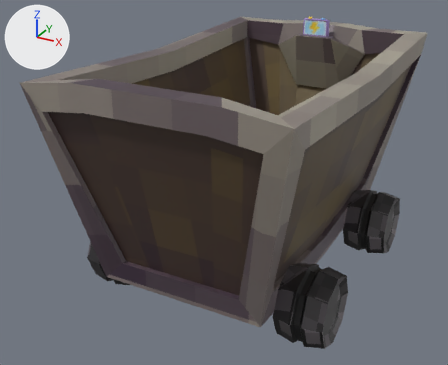
Renders of the glTF model Test/Resources/Trolley/Trolley/Trolley.gltf from each side of a commit.
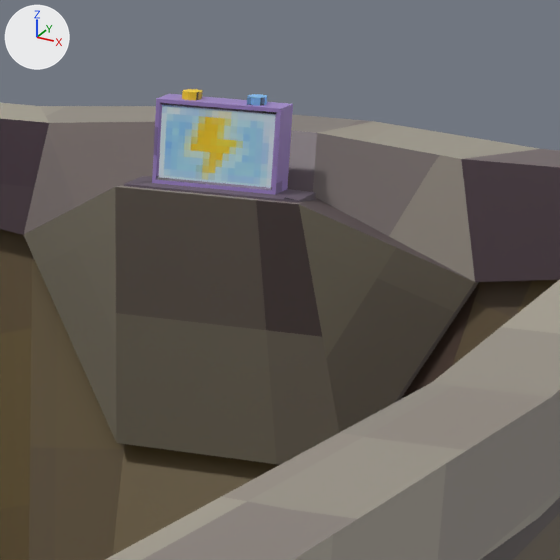
The first picture shows the older version from a camera (50 mm lens) standing at (3.74, -8.33, 3.04) and looking at (-0.4, -0.8, -0.73). The close-ups show the older and then the newer version on the part from 61% to 85% of the width and 0% to 29% of the height of that picture. Only the edits that show in the close-ups are written down. Lighting does not change. The marker at upper left points along +X, +Y and +Z. Where no turn or scale is listed for an object, it has been applied to the vertices.

The first close-up shows 'Trolley', '立方体.002'.
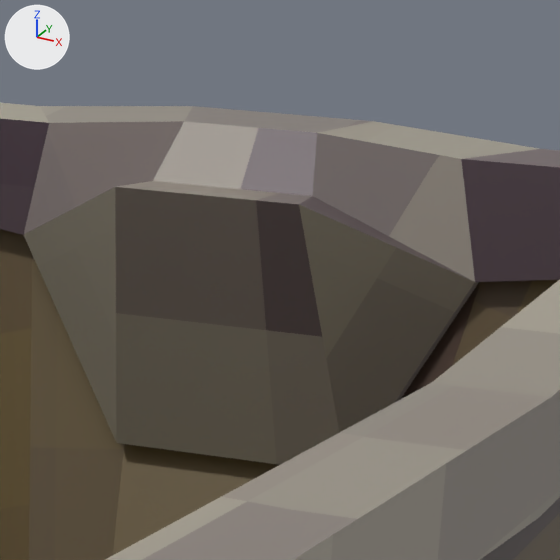
Location of each change, [x1, y1, x2, y2] in pixels of the close-ups (560 x 560 px):
'立方体.002', deleted: before [124, 89, 316, 203]

Diff of the bpy script that builds the scene:
```diff
--- a/Test/Resources/Trolley/Trolley/Trolley.gltf.py
+++ b/Test/Resources/Trolley/Trolley/Trolley.gltf.py
@@ ob_立方体_002 @@
-ob_立方体_002 = bpy.data.objects.new('立方体.002', me_立方体_003)
-ob_立方体_002.location = (0.0, 0.0, 0.0)
```
